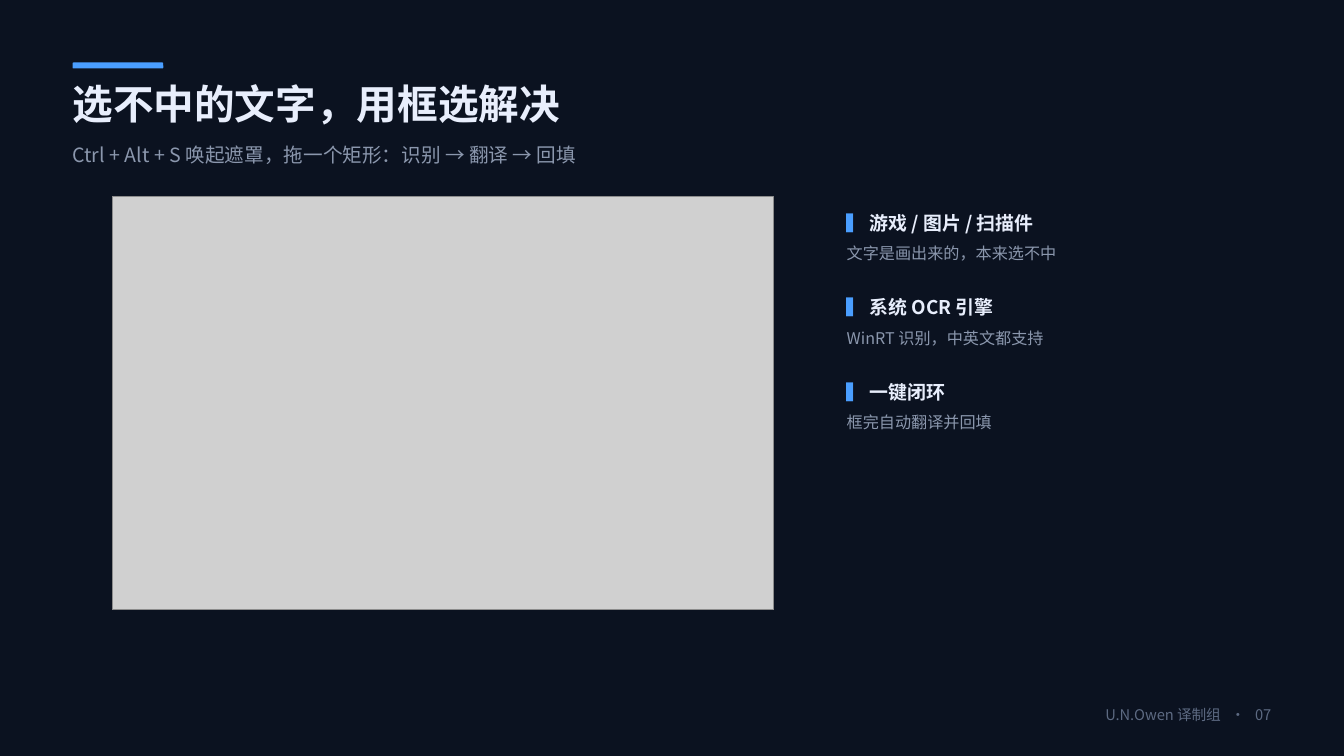
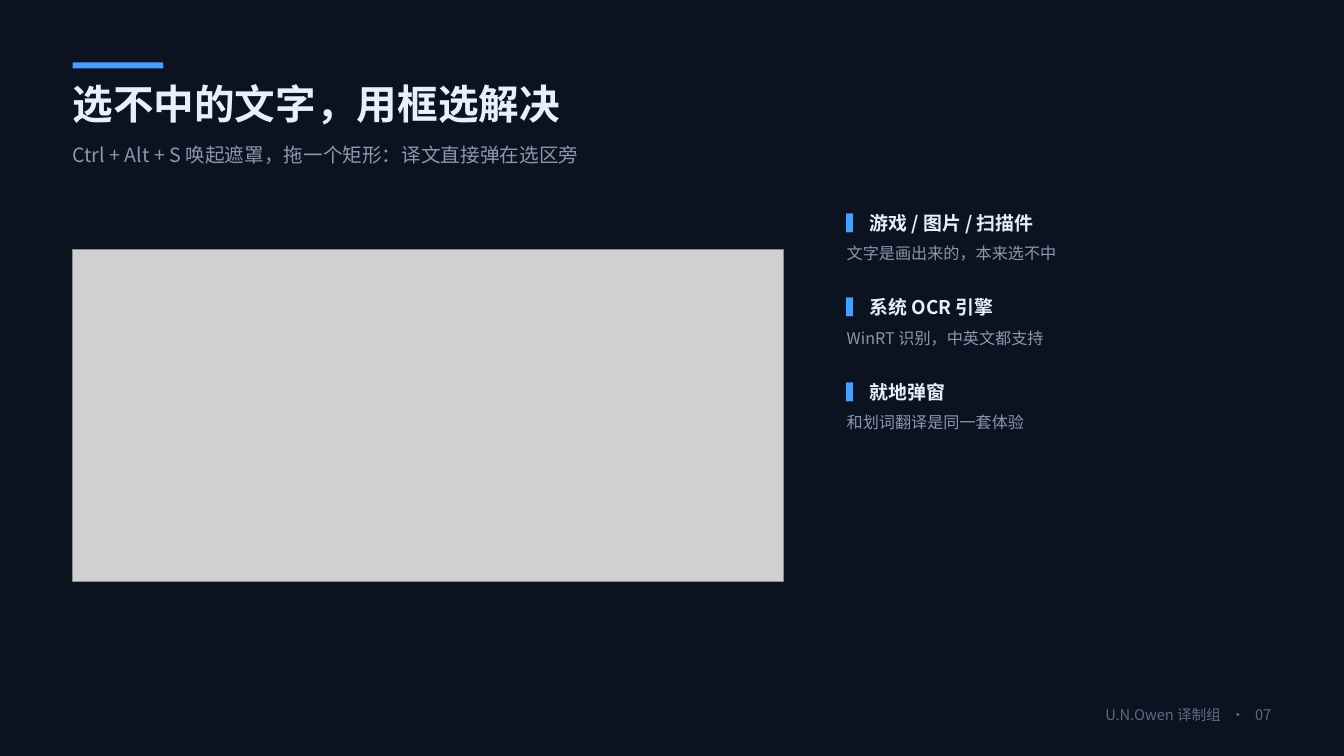
Before and after one commit to kaxfl/trans, a slide deck: slide 7 of deck/划词翻译-答辩.pptx. Drawn at 1344x756 pixels with LibreOffice and Linux fonts; fonts in the diff are those of the drawing; grey boxes stand for pictures. Boxes give left, top, right and bottom in pixels: in the first picture for what was removed or moved away, otherwise in the second. Text is boxed around its words. In the diff, an @@ line names an element or a change of style, - is before the commit and + after.

Commit message:
docs: 答辩 PPT（12 页，含演讲备注）与生成脚本

```diff
--- a/deck/划词翻译-答辩.pptx
+++ b/deck/划词翻译-答辩.pptx
@@ text at <box>73,145,579,164</box>: text changed @@
-Ctrl + Alt + S 唤起遮罩，拖一个矩形：识别 → 翻译 → 回填
+Ctrl + Alt + S 唤起遮罩，拖一个矩形：译文直接弹在选区旁
@@ picture: place and size @@
-picture at <box>112,197,773,610</box>
+picture at <box>73,250,783,582</box>
@@ text at <box>847,383,1024,430</box>: text changed @@
-▍ 一键闭环
-框完自动翻译并回填
+▍ 就地弹窗
+和划词翻译是同一套体验
```
Also in this commit, not shown: 2 other files.
